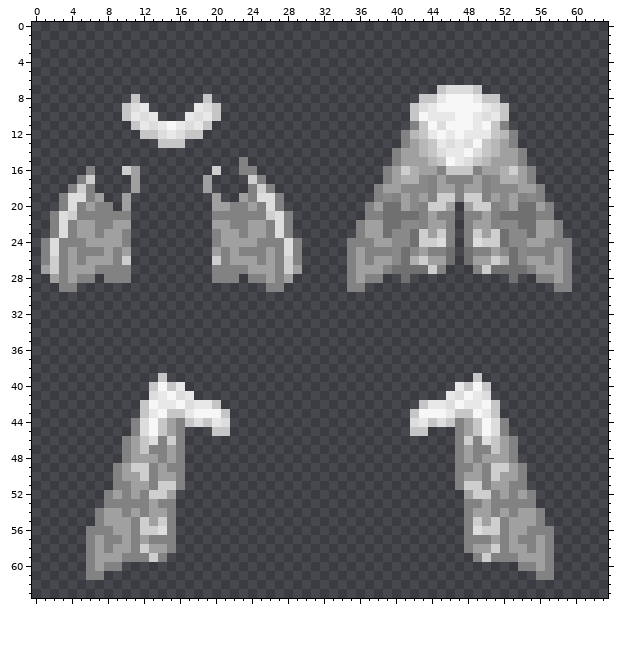
Pixel-art sprite: Resources/Textures/Mobs/Customization/moth_parts.rsi/wings_look1.png. The picture above is the old version.
The file is 64x64 pixels. Colours within 5 levels of each other are drawn and written as one.
And afterwards:
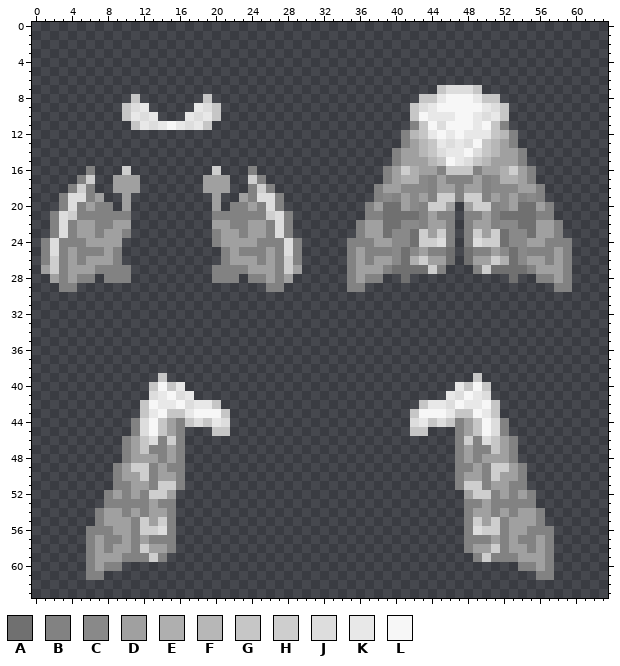
Palette (. is transparent): A #707070  B #828282  C #898989  D #a0a0a0  E #afafaf  F #b7b7b7  G #c6c6c6  H #cecece  J #dddddd  K #e8e8e8  L #f7f7f7
From old to new:
The author put colour D in rows 17 to 18 at x 9 to 10 and 20 to 21.
Colour B is removed in rows 15 to 16 at x 23; in row 24 at x 10.
Colour D is removed in row 16 at x 11; in row 20 at x 21; in row 25 at x 10 and 20.
Colour G is removed in row 12 at x 12 to 13 and 17 to 18; in row 13 at x 14 to 16.
Colour H is removed in row 26 at x 10 and 20.
Colour J is removed in row 12 at x 14 and 16.
Colour K is removed in row 12 at x 15.
Changed places in both pictures, as pixel boxes (x1, y1, x2, y2):
changed: (113, 130, 248, 211)
erased: (122, 238, 131, 265)
erased: (212, 247, 221, 265)
